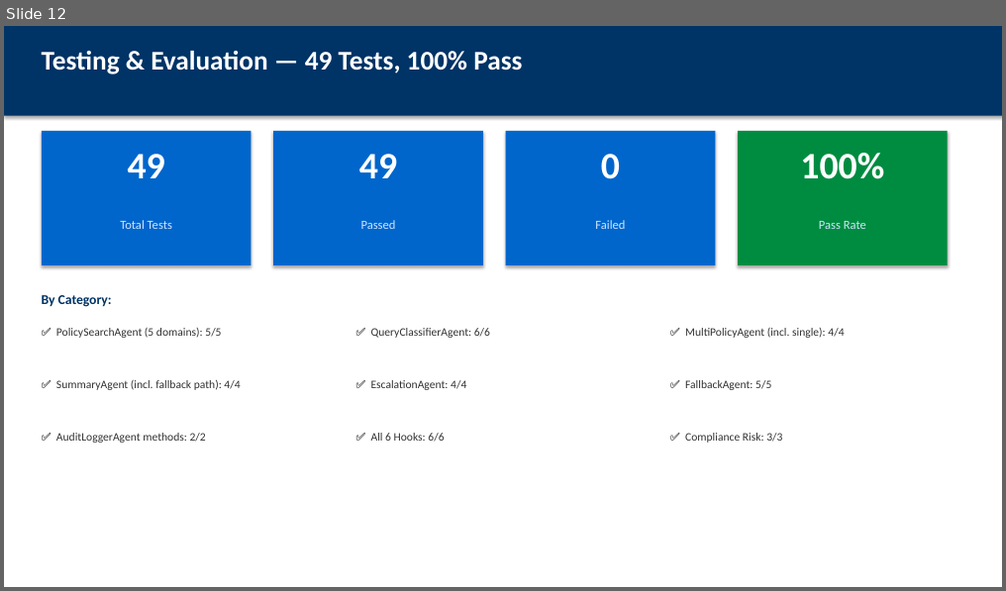
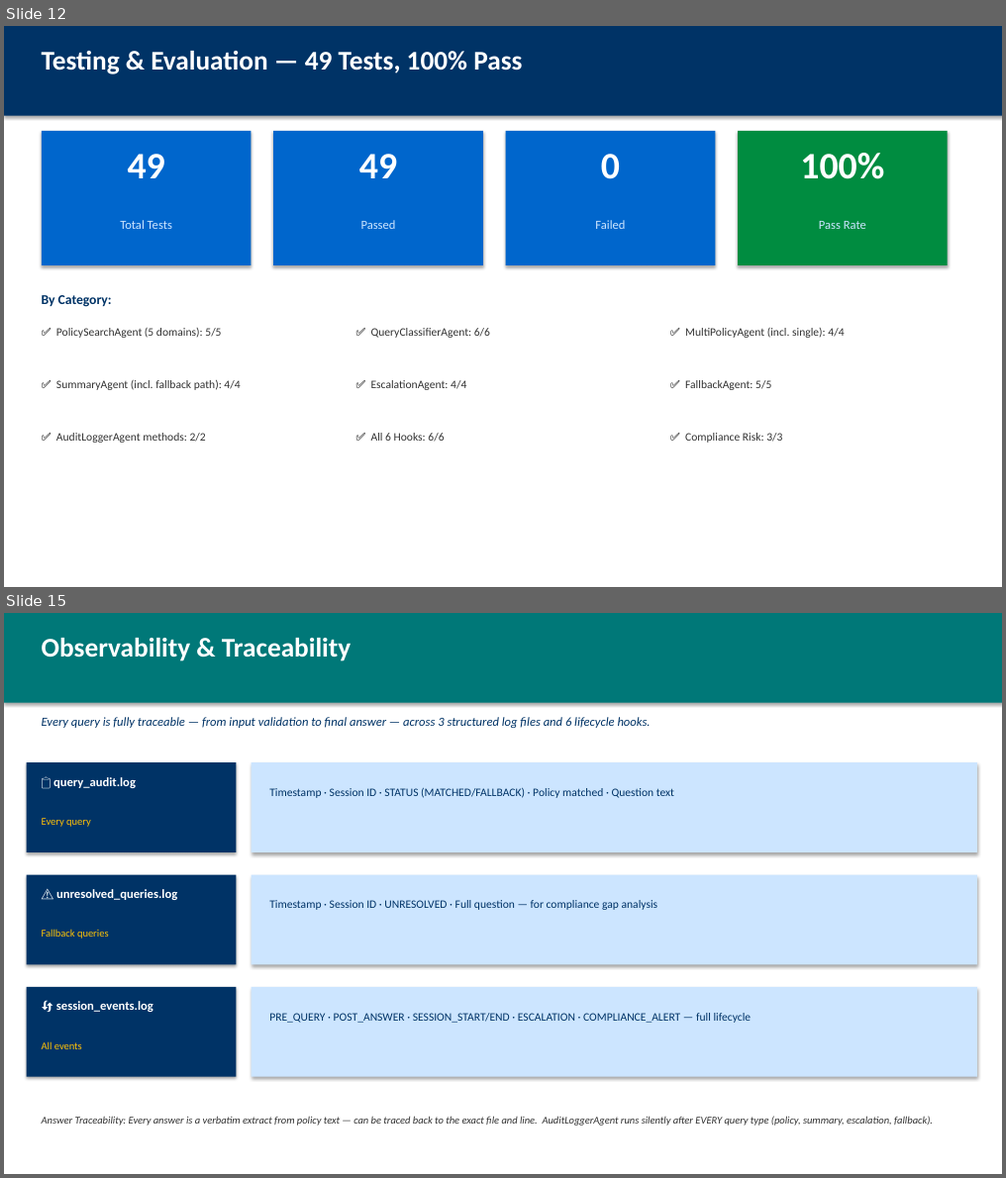
Before and after one commit to athiraiam/CapstoneProject, a slide deck: deliverables/05_Presentation_Deck.pptx. Shown one above the other, each under a label of ours: slide 12 before the commit, slides 12 and 15 after it; the slides between them are not shown. The pictures are 1006x591 and 1006x1178 pixels, drawn with LibreOffice and Linux fonts; fonts in the diff are those of the drawing. Boxes give left, top, right and bottom in pixels: in the first picture for what was removed or moved away, otherwise in the second. Text is boxed around its words. In the diff, an @@ line names an element or a change of style, - is before the commit and + after.

```diff
--- a/deliverables/05_Presentation_Deck.pptx
+++ b/deliverables/05_Presentation_Deck.pptx
@@ slide 15 added at bbox=[4, 613, 1002, 1174], background #FFFFFF @@
@@ rectangle added at bbox=[4, 613, 1002, 703], fill #007878 @@
@@ text added at bbox=[42, 638, 350, 662], 26 pt, text #FFFFFF, bold @@
+Observability & Traceability
@@ text added at bbox=[42, 717, 650, 728], 12 pt, text #003366, italic @@
+Every query is fully traceable — from input validation to final answer — across 3 structured log files and 6 lifecycle hooks.
@@ rectangle added at bbox=[27, 762, 236, 853], fill #003366 @@
@@ text added at bbox=[54, 777, 136, 788], 12 pt, text #FFFFFF, bold @@
+📋 query_audit.log
@@ rectangle added at bbox=[252, 762, 977, 853], fill #CCE5FF @@
@@ text added at bbox=[269, 787, 674, 798], 11 pt, text #003366 @@
+Timestamp · Session ID · STATUS (MATCHED/FALLBACK) · Policy matched · Question text
@@ text added at bbox=[42, 818, 91, 827], 10 pt, text #FFC107 @@
+Every query
@@ rectangle added at bbox=[27, 875, 236, 964], fill #003366 @@
@@ rectangle added at bbox=[252, 875, 977, 964], fill #CCE5FF @@
@@ text added at bbox=[56, 889, 177, 900], 12 pt, text #FFFFFF, bold @@
+⚠️ unresolved_queries.log
@@ text added at bbox=[269, 900, 658, 910], 11 pt, text #003366 @@
+Timestamp · Session ID · UNRESOLVED · Full question — for compliance gap analysis
@@ text added at bbox=[42, 929, 109, 939], 10 pt, text #FFC107 @@
+Fallback queries
@@ rectangle added at bbox=[27, 987, 236, 1077], fill #003366 @@
@@ rectangle added at bbox=[252, 987, 977, 1077], fill #CCE5FF @@
@@ text added at bbox=[56, 1001, 153, 1012], 12 pt, text #FFFFFF, bold @@
+🔄 session_events.log
@@ text added at bbox=[269, 1013, 751, 1023], 11 pt, text #003366 @@
+PRE_QUERY · POST_ANSWER · SESSION_START/END · ESCALATION · COMPLIANCE_ALERT — full lifecycle
@@ text added at bbox=[42, 1042, 82, 1050], 10 pt, text #FFC107 @@
+All events
@@ text added at bbox=[42, 1116, 933, 1126], 10 pt, text #323232, italic @@
+Answer Traceability: Every answer is a verbatim extract from policy text — can be traced back to the exact file and line. AuditLoggerAgent runs silently after EVERY query type (policy, summary, escalation, fallback).
```
Also in this commit, not shown: 4 other slides added, 3 other files.
